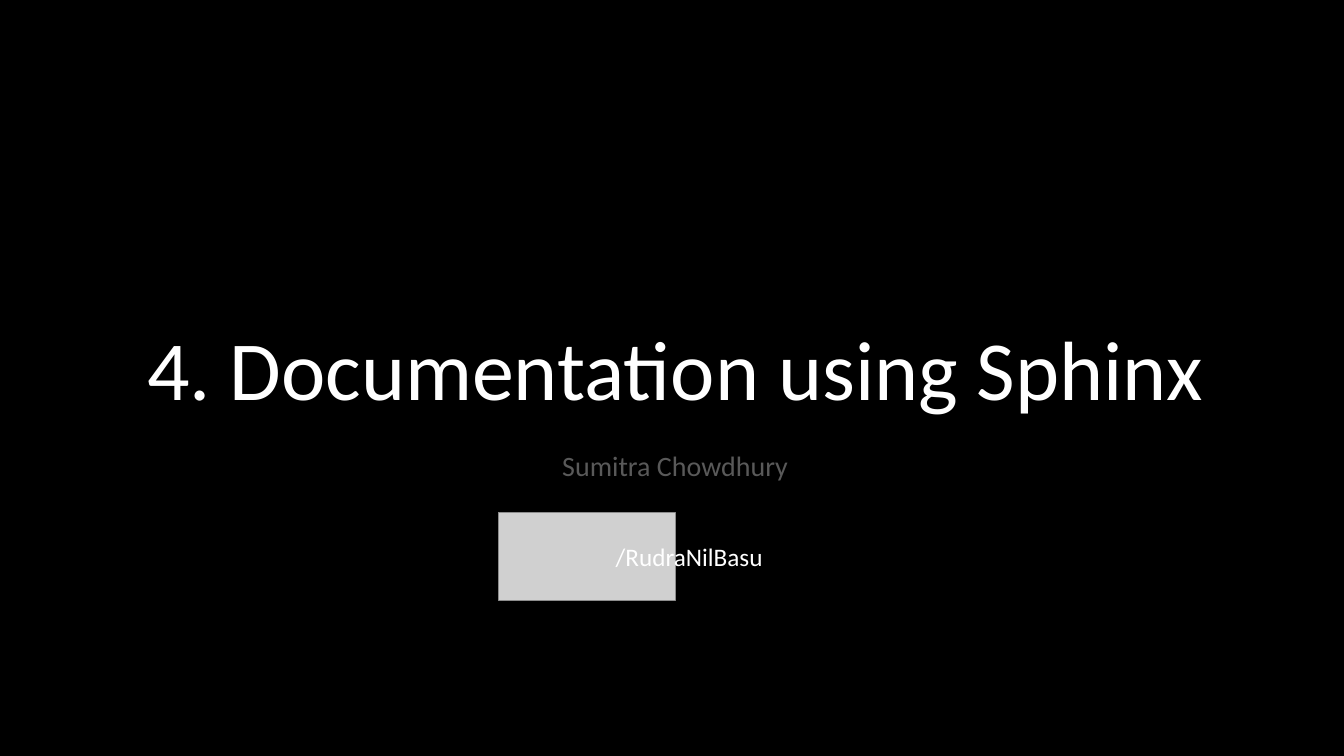
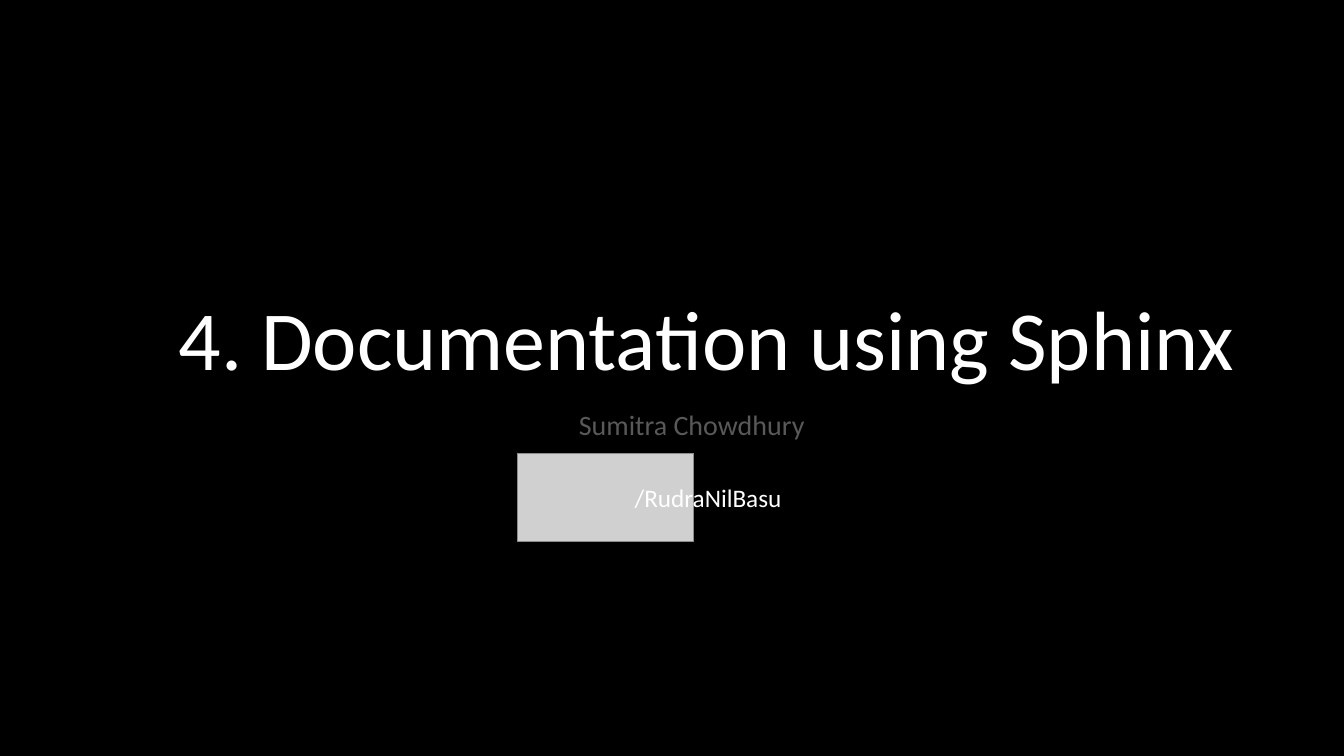
Before and after one commit to PhoenixRRDS/Presentation, a slide deck: slide 18 of The design and development of AIRYL.pptx (slide 13 before the commit). Drawn at 1344x756 pixels with LibreOffice and Linux fonts; fonts in the diff are those of the drawing; grey boxes stand for pictures. Boxes give left, top, right and bottom in pixels: in the first picture for what was removed or moved away, otherwise in the second. Text is boxed around its words. In the diff, an @@ line names an element or a change of style, - is before the commit and + after.

```diff
--- a/The design and development of AIRYL.pptx
+++ b/The design and development of AIRYL.pptx
@@ title "4. Documentation using Sphinx": place and size @@
-title "4. Documentation using Sphinx" at (147, 341, 1203, 415)
+title "4. Documentation using Sphinx" at (179, 311, 1234, 385)
@@ subtitle "Sumitra Chowdhury": place and size @@
-subtitle "Sumitra Chowdhury" at (562, 457, 788, 481)
+subtitle "Sumitra Chowdhury" at (579, 416, 805, 440)
@@ picture: place and size @@
-picture at (499, 512, 676, 600)
+picture at (518, 454, 695, 541)
@@ text "/RudraNilBasu": place and size @@
-text "/RudraNilBasu" at (616, 545, 763, 572)
+text "/RudraNilBasu" at (635, 486, 782, 513)
```
Also in this commit, not shown: 3 other slides changed, 5 slides added.
